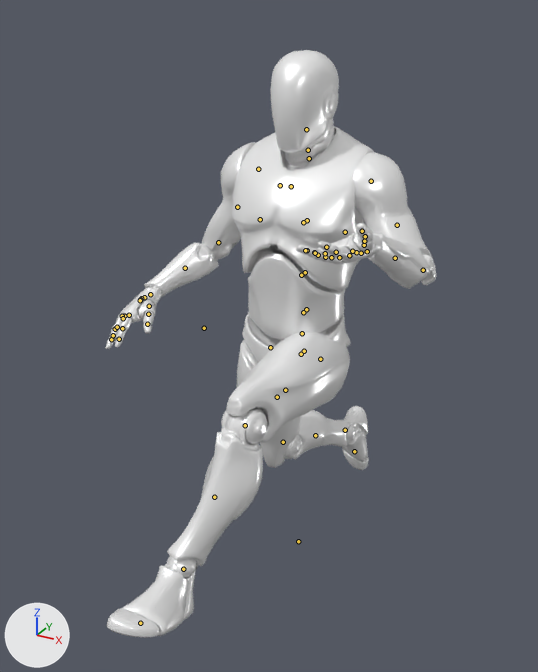
Two versions of the glTF model data/models/Running.glb, one commit apart.
One viewpoint serves both versions: a 50 mm camera at (101.0, -207.0, 187.0) aimed at (-3.0, -18.0, 92.0). The lights are fixed; the arrows at lower left show +X, +Y and +Z. Both versions are drawn at frame 0 of the action 'Scene'; the numbers are the values there. The bones that bend it are drawn over the model as lines.

Names of what the first picture shows: 'SK_Mannequin.001'.
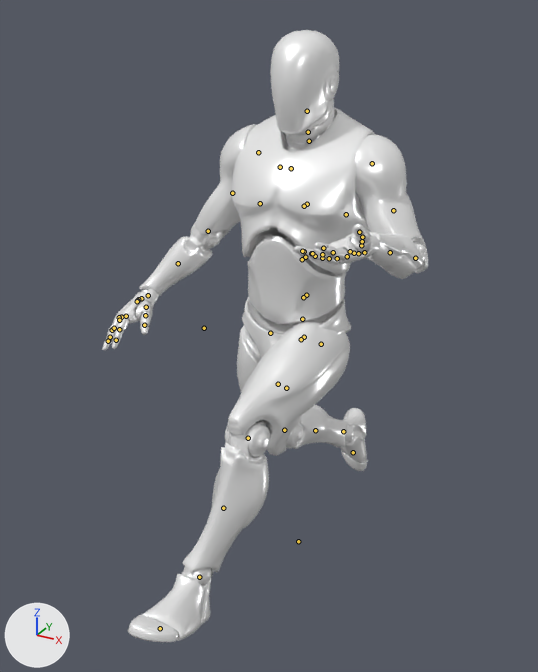
Commit message: fixing running anim

Patch to the scene script:
```diff
--- a/data/models/Running.glb.py
+++ b/data/models/Running.glb.py
@@ bone_def_spine @@
 bone_def_spine = bpy.data.objects['armature'].pose.bones['DEF-spine']  # child of 'root'
-bone_def_spine.location = (0.0, -0.00214, 0.00025)
+bone_def_spine.location = (0.0, -0.00161, 0.0003)
@@ bone_torso @@
 bone_torso = bpy.data.objects['armature'].pose.bones['torso']  # child of 'root'
-bone_torso.location = (0.0, -0.00066, -0.00213)
+bone_torso.location = (0.0, -0.00066, -0.0016)
@@ bone_def_upper_arm_l @@
 bone_def_upper_arm_l = bpy.data.objects['armature'].pose.bones['DEF-upper_arm.L']  # child of 'ORG-shoulder.L'
-bone_def_upper_arm_l.rotation_quaternion = (-0.983, -0.154, -0.099, 0.029)  # degrees (18, 12, -2)
+bone_def_upper_arm_l.rotation_quaternion = (-0.98, -0.14, -0.118, 0.082)  # degrees (15, 15, -8)
@@ bone_def_forearm_l @@
 bone_def_forearm_l = bpy.data.objects['armature'].pose.bones['DEF-forearm.L']  # child of 'DEF-upper_arm.L.001'
-bone_def_forearm_l.rotation_quaternion = (0.788, 0.616, 0.0, 0.0)  # degrees (76, 0, 0)
+bone_def_forearm_l.rotation_quaternion = (0.826, 0.563, 0.0, 0.0)  # degrees (69, 0, 0)
@@ bone_def_hand_l @@
 bone_def_hand_l = bpy.data.objects['armature'].pose.bones['DEF-hand.L']  # child of 'DEF-forearm.L.001'
-bone_def_hand_l.rotation_quaternion = (0.777, -0.005, -0.532, 0.337)  # degrees (-40, -55, 69)
+bone_def_hand_l.rotation_quaternion = (0.813, -0.016, -0.516, 0.268)  # degrees (-33, -56, 54)
@@ bone_def_upper_arm_r @@
 bone_def_upper_arm_r = bpy.data.objects['armature'].pose.bones['DEF-upper_arm.R']  # child of 'ORG-shoulder.R'
-bone_def_upper_arm_r.rotation_quaternion = (-0.994, -0.027, 0.034, -0.103)  # degrees (3, -4, 12)
+bone_def_upper_arm_r.rotation_quaternion = (0.983, 0.129, -0.034, 0.128)  # degrees (14, -6, 14)
@@ bone_def_forearm_r @@
 bone_def_forearm_r = bpy.data.objects['armature'].pose.bones['DEF-forearm.R']  # child of 'DEF-upper_arm.R.001'
-bone_def_forearm_r.rotation_quaternion = (0.993, 0.115, 0.0, 0.0)  # degrees (13, 0, 0)
+bone_def_forearm_r.rotation_quaternion = (0.994, -0.108, 0.0, 0.0)  # degrees (-12, 0, 0)
@@ bone_def_hand_r @@
 bone_def_hand_r = bpy.data.objects['armature'].pose.bones['DEF-hand.R']  # child of 'DEF-forearm.R.001'
-bone_def_hand_r.rotation_quaternion = (0.968, 0.235, -0.077, 0.032)  # degrees (27, -9, 1)
+bone_def_hand_r.rotation_quaternion = (0.935, 0.341, -0.096, -0.017)  # degrees (41, -10, -6)
@@ bone_def_thigh_l @@
 bone_def_thigh_l = bpy.data.objects['armature'].pose.bones['DEF-thigh.L']  # child of 'ORG-spine'
-bone_def_thigh_l.rotation_quaternion = (-0.717, 0.666, -0.029, -0.205)  # degrees (-83, 18, 16)
+bone_def_thigh_l.rotation_quaternion = (-0.793, 0.575, -0.04, -0.195)  # degrees (-70, 17, 16)
@@ bone_def_shin_l @@
 bone_def_shin_l = bpy.data.objects['armature'].pose.bones['DEF-shin.L']  # child of 'DEF-thigh.L.001'
-bone_def_shin_l.rotation_quaternion = (0.932, 0.361, 0.0, 0.0)  # degrees (42, 0, 0)
+bone_def_shin_l.rotation_quaternion = (0.947, 0.322, 0.0, 0.0)  # degrees (38, 0, 0)
@@ bone_def_foot_l @@
 bone_def_foot_l = bpy.data.objects['armature'].pose.bones['DEF-foot.L']  # child of 'DEF-shin.L.001'
-bone_def_foot_l.rotation_quaternion = (0.969, 0.158, 0.039, -0.185)  # degrees (17, 8, -20)
-bone_def_foot_l.scale = (0.98, 1.01, 1.01)
+bone_def_foot_l.rotation_quaternion = (0.978, 0.082, 0.051, -0.184)  # degrees (8, 7, -21)
+bone_def_foot_l.scale = (0.98, 1.0, 1.02)
@@ bone_def_thigh_r @@
 bone_def_thigh_r = bpy.data.objects['armature'].pose.bones['DEF-thigh.R']  # child of 'ORG-spine'
-bone_def_thigh_r.rotation_quaternion = (-0.992, -0.123, 0.031, 0.023)  # degrees (14, -3, -3)
+bone_def_thigh_r.rotation_quaternion = (-0.991, -0.127, 0.031, 0.028)  # degrees (15, -3, -4)
@@ bone_def_shin_r @@
 bone_def_shin_r = bpy.data.objects['armature'].pose.bones['DEF-shin.R']  # child of 'DEF-thigh.R.001'
-bone_def_shin_r.rotation_quaternion = (0.908, 0.419, 0.0, 0.0)  # degrees (50, 0, 0)
+bone_def_shin_r.rotation_quaternion = (0.933, 0.359, 0.0, 0.0)  # degrees (42, 0, 0)
@@ bone_def_foot_r @@
 bone_def_foot_r = bpy.data.objects['armature'].pose.bones['DEF-foot.R']  # child of 'DEF-shin.R.001'
-bone_def_foot_r.rotation_quaternion = (0.955, 0.249, -0.042, 0.159)  # degrees (28, -9, 17)
+bone_def_foot_r.rotation_quaternion = (0.939, 0.307, -0.03, 0.151)  # degrees (35, -9, 16)
```

Pixel boxes [x1, y1, x2, y2] of what changed, in the pictures (538 x 672 px):
'SK_Mannequin.001', posed
    before: [105, 50, 436, 637]
    after: [102, 30, 428, 642]
bone 'DEF-spine', root to tip
    before: (304, 351) to (304, 351)
    after: (304, 337) to (304, 336)
bone 'torso', root to tip
    before: (302, 333) to (302, 333)
    after: (302, 319) to (302, 319)
bone 'DEF-upper_arm.L', root to tip
    before: (371, 181) to (371, 181)
    after: (372, 163) to (372, 163)
bone 'DEF-forearm.L', root to tip
    before: (423, 270) to (423, 270)
    after: (415, 258) to (415, 258)
bone 'DEF-hand.L', root to tip
    before: (364, 245) to (364, 245)
    after: (361, 245) to (361, 245)
bone 'DEF-upper_arm.R', root to tip
    before: (258, 169) to (258, 169)
    after: (258, 152) to (258, 152)
bone 'DEF-forearm.R', root to tip
    before: (218, 242) to (218, 242)
    after: (208, 231) to (208, 231)
bone 'DEF-hand.R', root to tip
    before: (150, 294) to (150, 294)
    after: (148, 295) to (148, 295)
bone 'DEF-thigh.L', root to tip
    before: (320, 359) to (320, 359)
    after: (321, 344) to (321, 344)
bone 'DEF-shin.L', root to tip
    before: (245, 425) to (245, 425)
    after: (248, 438) to (248, 438)
bone 'DEF-foot.L', root to tip
    before: (183, 569) to (183, 569)
    after: (199, 577) to (199, 577)
bone 'DEF-thigh.R', root to tip
    before: (270, 347) to (270, 347)
    after: (270, 333) to (270, 333)
bone 'DEF-shin.R', root to tip
    before: (283, 442) to (283, 442)
    after: (284, 430) to (284, 430)
bone 'DEF-foot.R', root to tip
    before: (345, 430) to (345, 430)
    after: (343, 431) to (343, 431)
